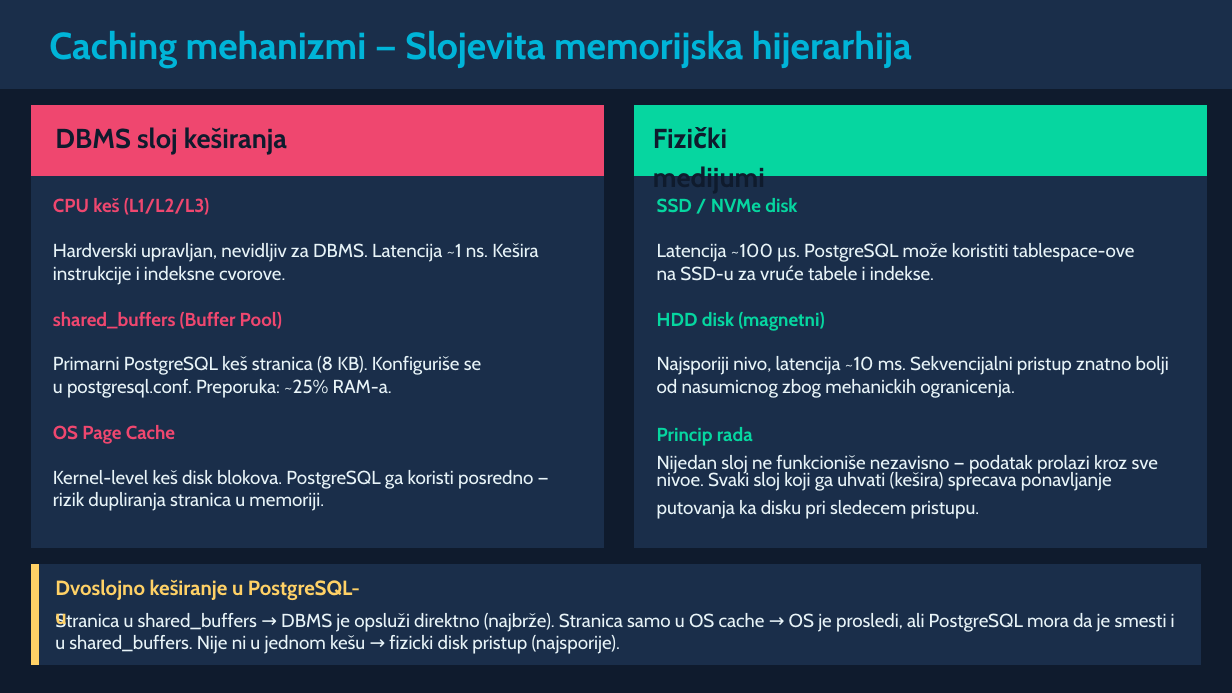
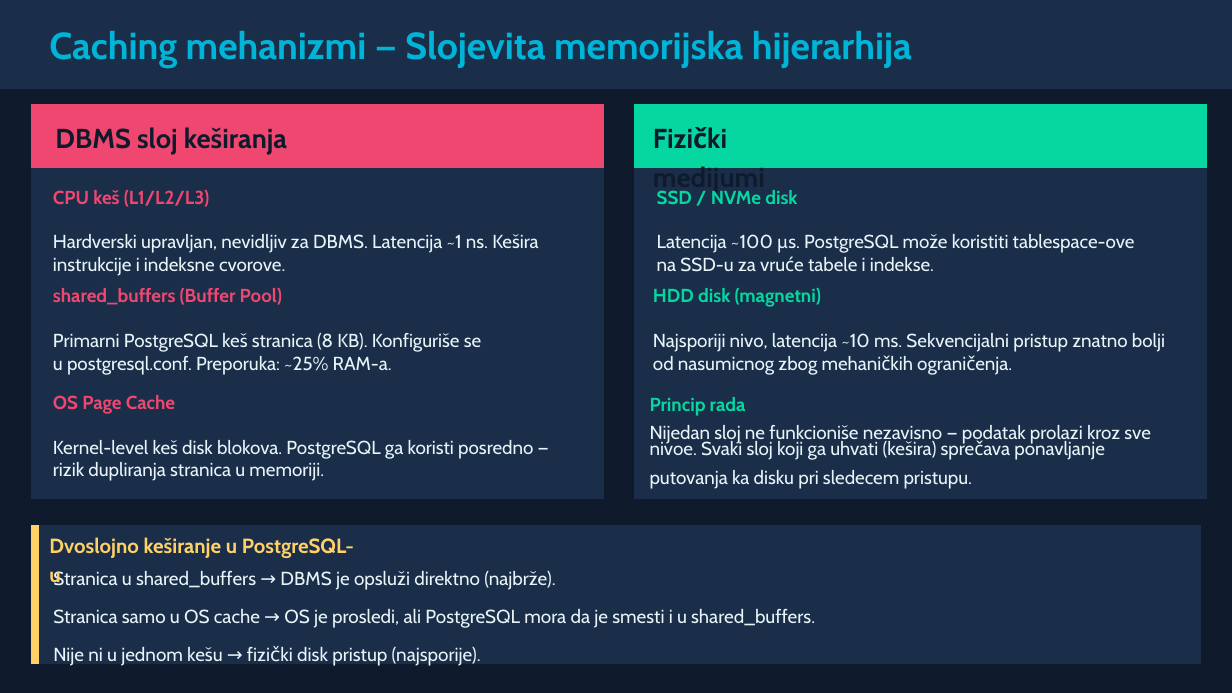
Before and after one commit to adamovickaca/SZUBP, a slide deck: slide 8 of szubp_prezentacija_prvi_deo.pptx. Drawn at 1232x693 pixels with LibreOffice and Linux fonts; fonts in the diff are those of the drawing. Boxes give left, top, right and bottom in pixels: in the first picture for what was removed or moved away, otherwise in the second. Text is boxed around its words. In the diff, an @@ line names an element or a change of style, - is before the commit and + after.

```diff
--- a/szubp_prezentacija_prvi_deo.pptx
+++ b/szubp_prezentacija_prvi_deo.pptx
@@ freeform shape: place and size @@
-freeform shape at box(31, 105, 604, 176)
+freeform shape at box(31, 104, 604, 168)
@@ freeform shape: place and size @@
-freeform shape at box(31, 105, 604, 548)
+freeform shape at box(31, 104, 604, 499)
@@ freeform shape: place and size @@
-freeform shape at box(634, 105, 1207, 176)
+freeform shape at box(634, 104, 1207, 168)
@@ freeform shape: place and size @@
-freeform shape at box(634, 105, 1207, 548)
+freeform shape at box(634, 104, 1207, 499)
@@ text "CPU keš (L1/L2/L3)": place and size @@
-text "CPU keš (L1/L2/L3)" at box(53, 198, 539, 285)
+text "CPU keš (L1/L2/L3)" at box(53, 190, 539, 276)
@@ text "SSD / NVMe disk": place and size @@
-text "SSD / NVMe disk" at box(657, 198, 1135, 281)
+text "SSD / NVMe disk" at box(657, 190, 1135, 272)
@@ text "shared_buffers (Buffer Pool)": place and size @@
-text "shared_buffers (Buffer Pool)" at box(53, 312, 481, 398)
+text "shared_buffers (Buffer Pool)" at box(53, 288, 481, 375)
@@ text "HDD disk (magnetni)": place and size @@
-text "HDD disk (magnetni)" at box(657, 312, 1169, 398)
+text "HDD disk (magnetni)" at box(653, 288, 1165, 375)
@@ text at box(653, 333, 1165, 375): text changed @@
-Najsporiji nivo, latencija ~10 ms. Sekvencijalni pristup znatno bolji od nasumicnog zbog mehanickih ogranicenja.
+Najsporiji nivo, latencija ~10 ms. Sekvencijalni pristup znatno bolji od nasumicnog zbog mehaničkih ograničenja.
@@ text "Princip rada": place and size @@
-text "Princip rada" at box(657, 427, 1158, 519)
+text "Princip rada" at box(650, 397, 1150, 489)
@@ text "OS Page Cache": place and size @@
-text "OS Page Cache" at box(53, 425, 533, 511)
+text "OS Page Cache" at box(53, 395, 533, 481)
@@ text at box(650, 440, 1105, 460): text changed @@
-nivoe. Svaki sloj koji ga uhvati (kešira) sprecava ponavljanje
+nivoe. Svaki sloj koji ga uhvati (kešira) sprečava ponavljanje
@@ freeform shape: place and size @@
-freeform shape at box(31, 564, 1201, 665)
+freeform shape at box(31, 525, 1201, 663)
@@ freeform shape: place and size @@
-freeform shape at box(31, 564, 39, 665)
+freeform shape at box(31, 525, 39, 663)
@@ text "Dvoslojno keširanje u PostgreSQL-u": place and size @@
-text "Dvoslojno keširanje u PostgreSQL-u" at box(55, 579, 360, 627)
+text "Dvoslojno keširanje u PostgreSQL-u" at box(49, 537, 354, 586)
@@ text at box(53, 571, 815, 666): text changed; size 22 to 22.1 pt @@
-Stranica u shared_buffers → DBMS je opsluži direktno (najbrže). Stranica samo u OS cache → OS je prosledi, ali PostgreSQL mora da je smesti i u shared_buffers. Nije ni u jednom kešu → fizicki disk pristup (najsporije).
+Stranica u shared_buffers → DBMS je opsluži direktno (najbrže).
+Stranica samo u OS cache → OS je prosledi, ali PostgreSQL mora da je smesti i u shared_buffers.
+Nije ni u jednom kešu → fizički disk pristup (najsporije).
```
Also in this commit, not shown: 10 other slides changed, 1 other file.
